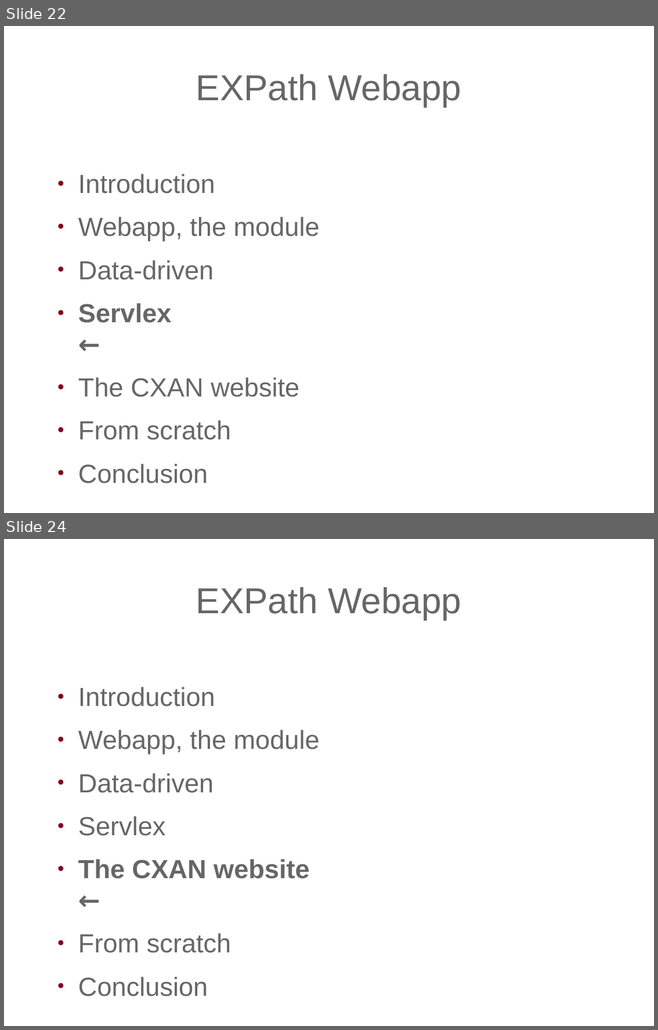
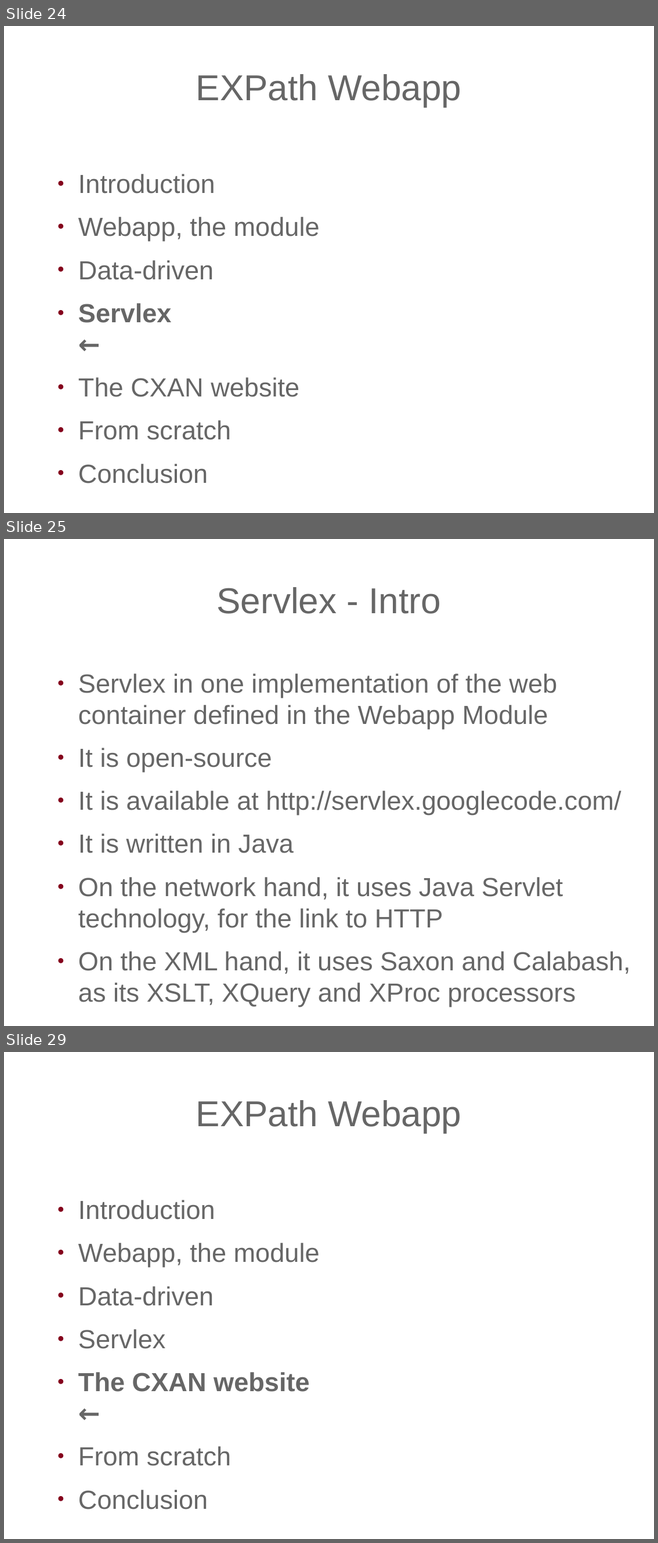
Before and after one commit to expath/expath-www, a slide deck: misc/2011-prague/presentation/fgeorges-servlex.odp. Shown one above the other, each under a label of ours: slides 22 and 24 before the commit, slides 24, 25 and 29 after it; the slides between them are not shown. The pictures are 658x1030 and 658x1543 pixels, drawn with LibreOffice and Linux fonts; fonts in the diff are those of the drawing; background and template pictures are left out. Boxes give left, top, right and bottom in pixels: in the first picture for what was removed or moved away, otherwise in the second. Text is boxed around its words. In the diff, an @@ line names an element or a change of style, - is before the commit and + after.

```diff
--- a/misc/2011-prague/presentation/fgeorges-servlex.odp
+++ b/misc/2011-prague/presentation/fgeorges-servlex.odp
@@ slide 25 added at (x1=4, y1=539, x2=654, y2=1026), background picture (left out) @@
@@ title added at (x1=217, y1=587, x2=440, y2=614), 44 pt, text #666666 @@
+Servlex - Intro
@@ text added at (x1=78, y1=674, x2=630, y2=1007), 32 pt, text #666666 @@
+● Servlex in one implementation of the web container defined in the Webapp Module
+● It is open-source
+● It is available at http://servlex.googlecode.com/
+● It is written in Java
+● On the network hand, it uses Java Servlet technology, for the link to HTTP
+● On the XML hand, it uses Saxon and Calabash, as its XSLT, XQuery and XProc processors
@@ what was slide 22 is now slide 24 @@
@@ what was slide 24 is now slide 29 @@
```
Also in this commit, not shown: 1 slide changed, 12 other slides added, 3 slides removed, 5 other files.
